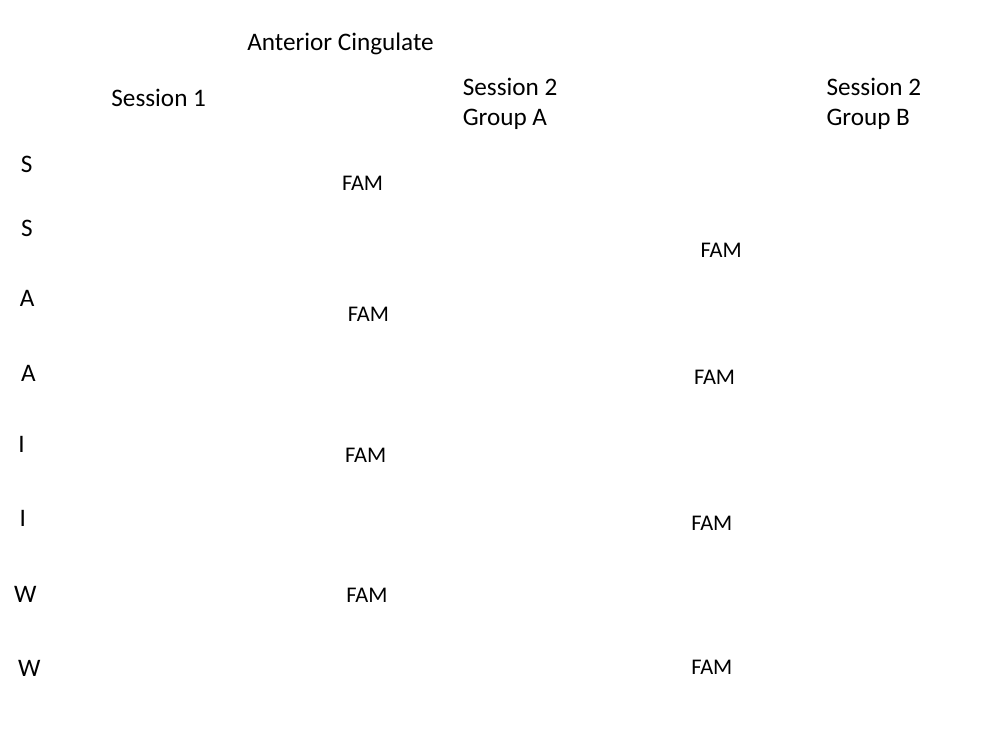
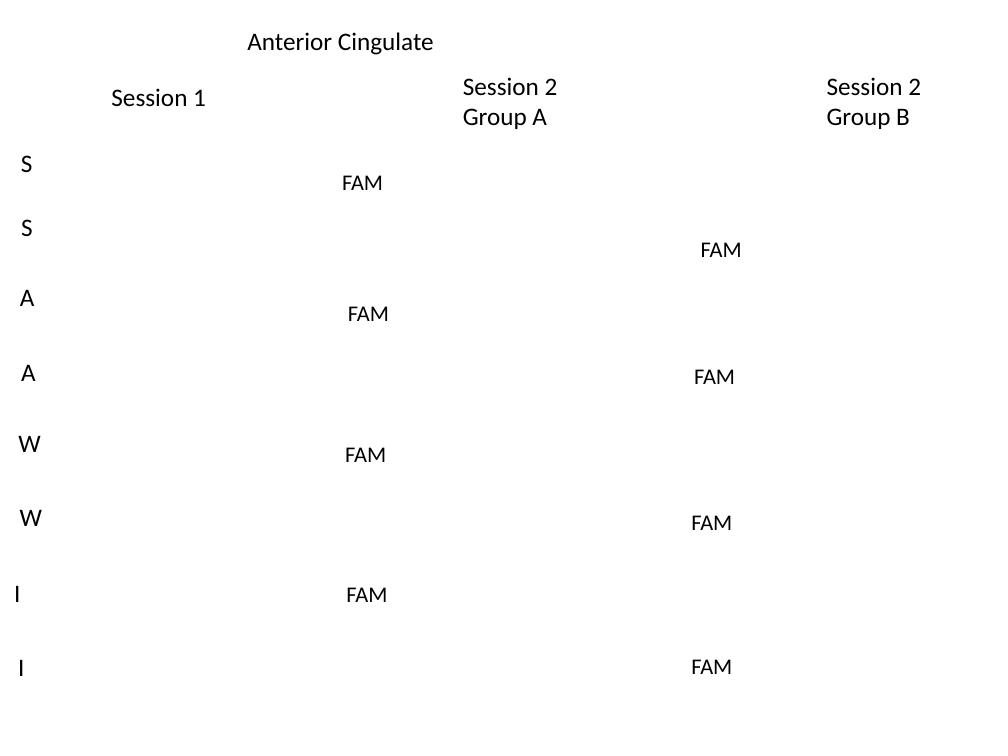
Before and after one commit to asternin/PhDProject, a slide deck: slide 15 of Meetings/2019.04.24-ISCSummary-JessAdrianBobbyMeeting.pptx. Drawn at 1008x756 pixels with LibreOffice and Linux fonts; fonts in the diff are those of the drawing; background and template pictures are left out. Boxes give left, top, right and bottom in pixels: in the first picture for what was removed or moved away, otherwise in the second. Text is boxed around its words. In the diff, an @@ line names an element or a change of style, - is before the commit and + after.

```diff
--- a/Meetings/2019.04.24-ISCSummary-JessAdrianBobbyMeeting.pptx
+++ b/Meetings/2019.04.24-ISCSummary-JessAdrianBobbyMeeting.pptx
@@ text "W": place and size @@
-text "W" at [18, 659, 40, 676]
+text "W" at [18, 435, 40, 452]
@@ text "W": place and size @@
-text "W" at [14, 585, 36, 602]
+text "W" at [20, 509, 42, 526]
@@ text "I": place and size @@
-text "I" at [20, 509, 26, 526]
+text "I" at [14, 585, 20, 602]
@@ text "I": place and size @@
-text "I" at [18, 435, 24, 452]
+text "I" at [18, 659, 24, 676]
```
Also in this commit, not shown: 8 other slides changed, 5 other files.
